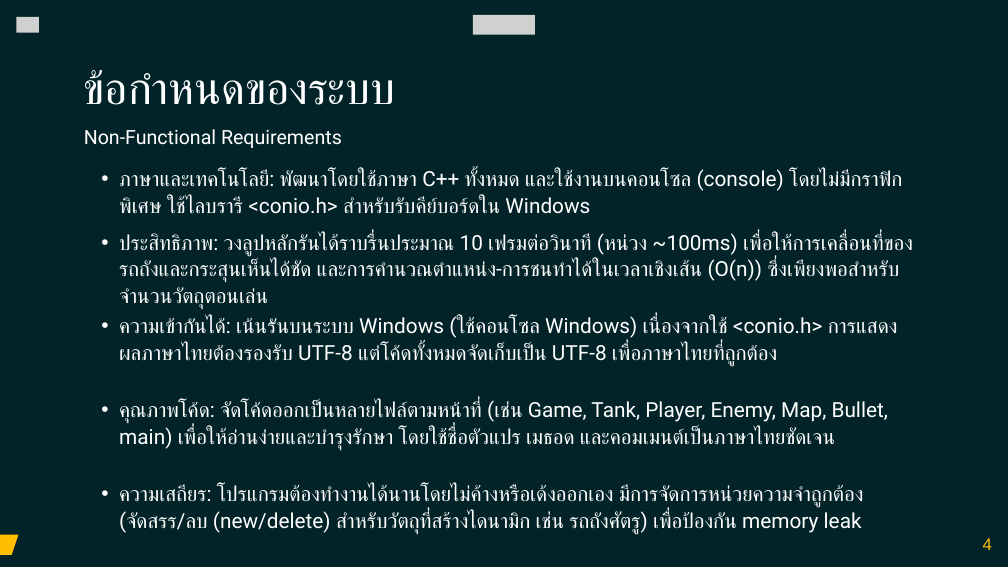
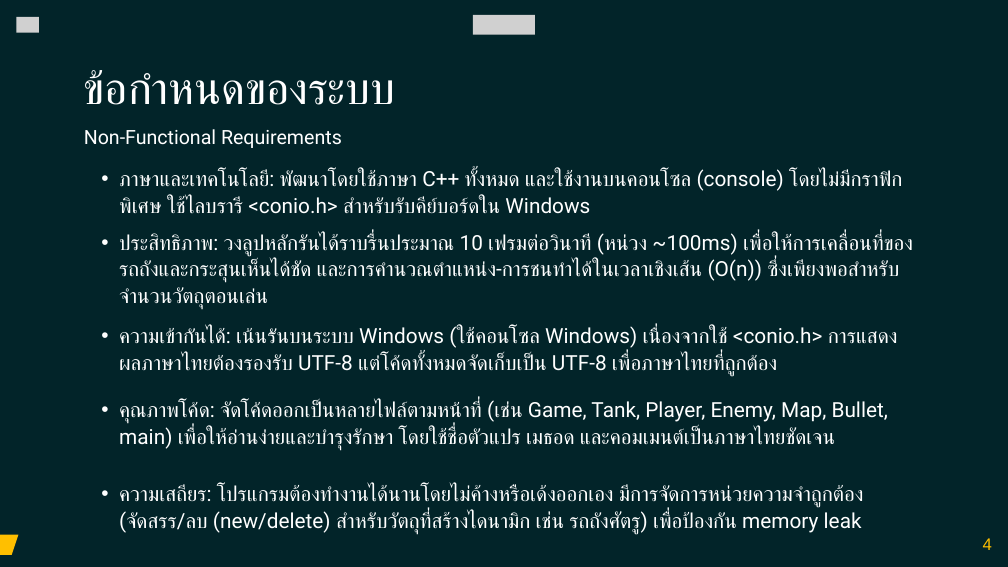
Before and after one commit to xXxMrDEDOxXx/Tank-1990, a slide deck: slide 5 of Tank -Taek.pptx. Drawn at 1008x567 pixels with LibreOffice and Linux fonts; fonts in the diff are those of the drawing; grey boxes stand for pictures; background and template pictures are left out. Boxes give left, top, right and bottom in pixels: in the first picture for what was removed or moved away, otherwise in the second. Text is boxed around its words. In the diff, an @@ line names an element or a change of style, - is before the commit and + after.

```diff
--- a/Tank -Taek.pptx
+++ b/Tank -Taek.pptx
@@ text "ความเข้ากันได้: เน้นรันบนระบบ Windows (ใช้คอนโซล Windows) ...": place and size @@
-text "ความเข้ากันได้: เน้นรันบนระบบ Windows (ใช้คอนโซล Windows) ..." at <box>119,316,823,367</box>
+text "ความเข้ากันได้: เน้นรันบนระบบ Windows (ใช้คอนโซล Windows) ..." at <box>119,326,823,377</box>
```
Also in this commit, not shown: 1 other slide changed, 1 other file.
